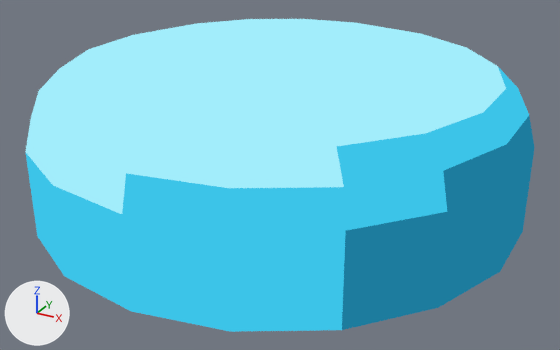
Renders of the glTF model Assets/TD2/Screen3D/Kit07/white/Plate_LatchPad.gltf from each side of a commit.
The view is the same before and after, from a 50 mm camera at (0.29, -0.177, 0.283) aimed at (0.008, 0.337, 0.027). Lighting does not change. The marker at lower left points along +X, +Y and +Z. The picture after the commit comes second.

Names of what the first picture shows: 'Plate_LatchPad_baked'.
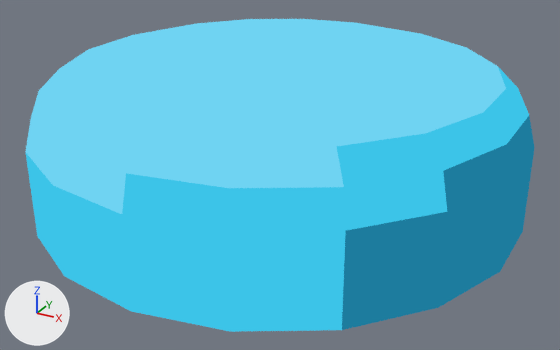
What differs and where, as boxes [x1, y1, x2, y2] in the pictures (560 x 350 px):
'Plate_LatchPad_baked', recoloured
    both: [25, 19, 509, 217]

Patch to the scene script:
```diff
--- a/Assets/TD2/Screen3D/Kit07/white/Plate_LatchPad.gltf.py
+++ b/Assets/TD2/Screen3D/Kit07/white/Plate_LatchPad.gltf.py
@@ mat_k07_white_link_light @@
 n0 = _N.new('ShaderNodeEmission'); n0.name = 'Emission'
-n0.inputs[0].default_value = (0.361, 0.847, 0.965, 1.0)  # 'Color', cyan #a2edfb
+n0.inputs[0].default_value = (0.159, 0.651, 0.888, 1.0)  # 'Color', cyan #6fd3f2
 n1 = _N.new('ShaderNodeLightPath'); n1.name = 'Light Path'
```
